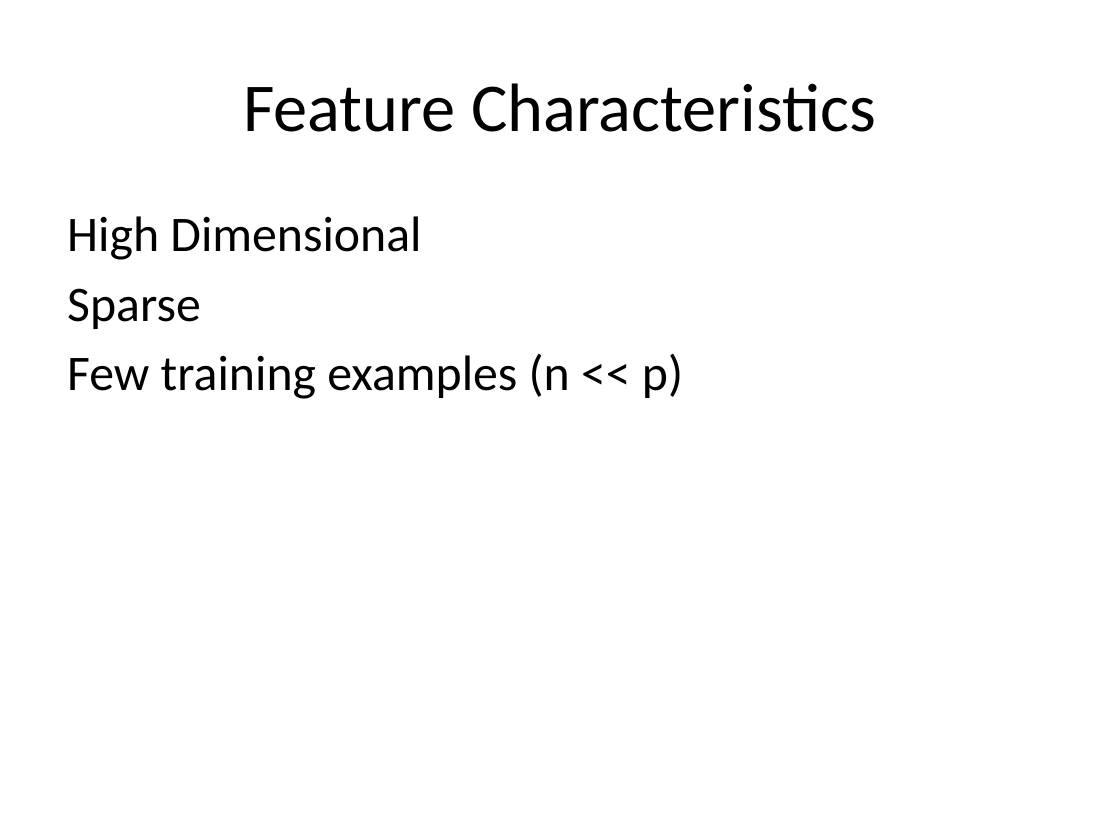
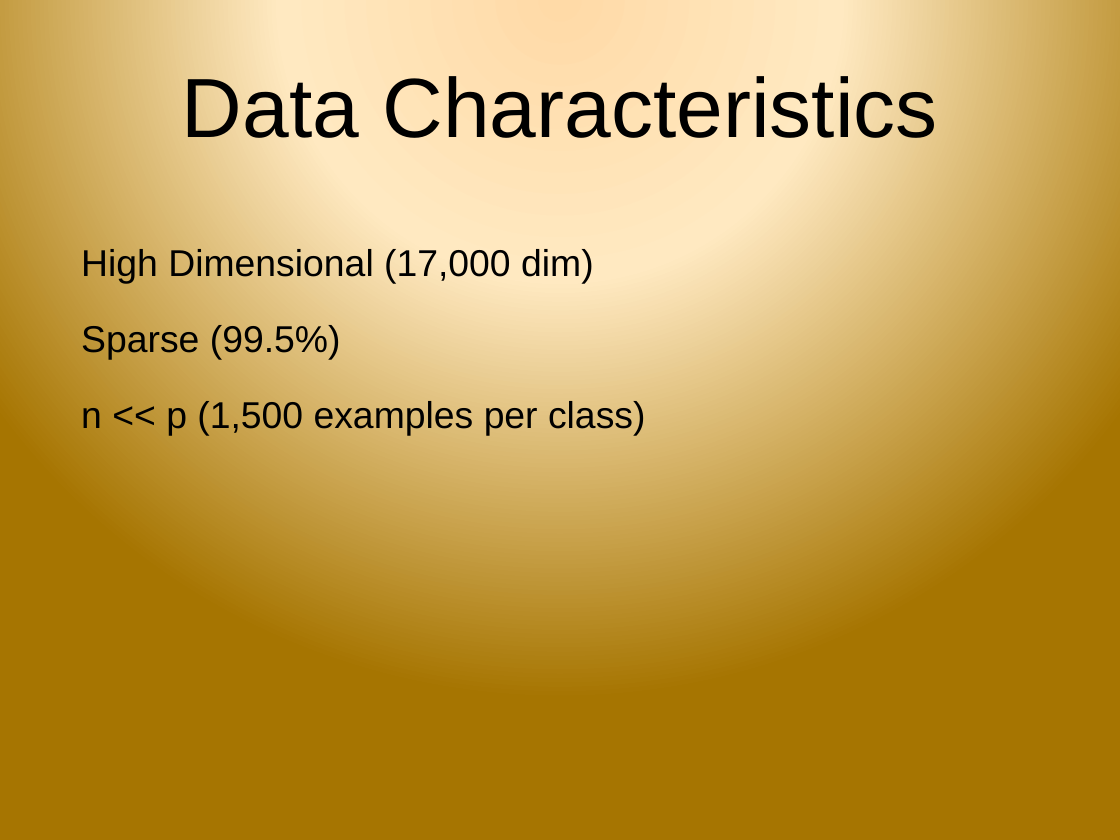
Before and after one commit to samanz/High-Dimensional-Classification, a slide deck: slide 5 of progressReport.pptx (slide 4 before the commit). Drawn at 1120x840 pixels with LibreOffice and Linux fonts; fonts in the diff are those of the drawing; background and template pictures are left out. Boxes give left, top, right and bottom in pixels: in the first picture for what was removed or moved away, otherwise in the second. Text is boxed around its words. In the diff, an @@ line names an element or a change of style, - is before the commit and + after.

Commit message:
adding presentation

```diff
--- a/progressReport.pptx
+++ b/progressReport.pptx
@@ background #FFFFFF to picture (left out) @@
@@ title at [182,76,937,152]: text changed; size 44 to 54 pt; font Calibri to Arial @@
-Feature Characteristics
+Data Characteristics
@@ text at [81,246,646,435]: text changed; size 32 to 24 pt; font Calibri to Arial @@
-High Dimensional
-Sparse
-Few training examples (n << p)
+High Dimensional (17,000 dim)
+Sparse (99.5%)
+n << p (1,500 examples per class)
```
Also in this commit, not shown: 6 other slides changed, 14 slides added, 7 slides removed.
